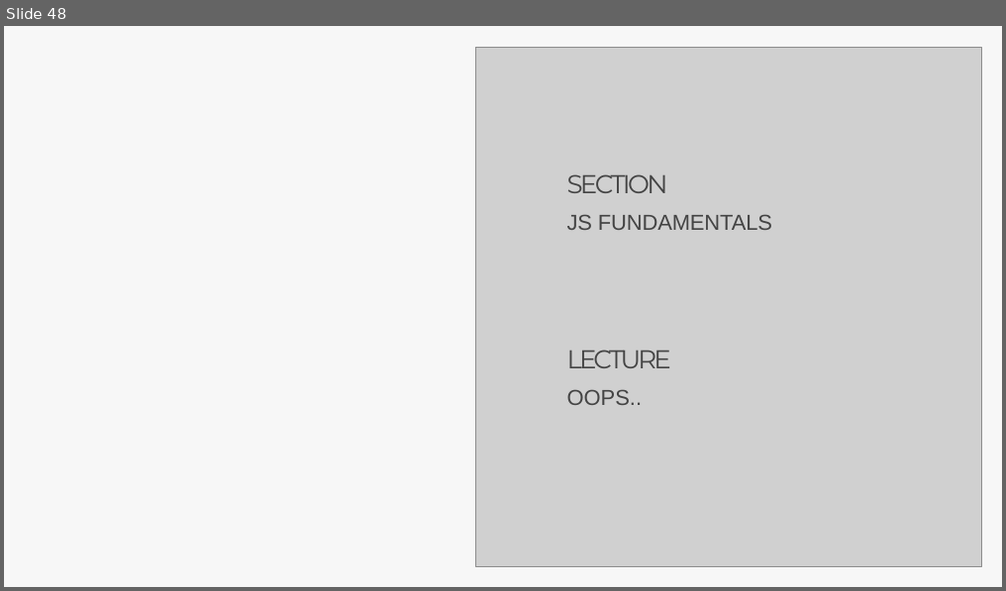
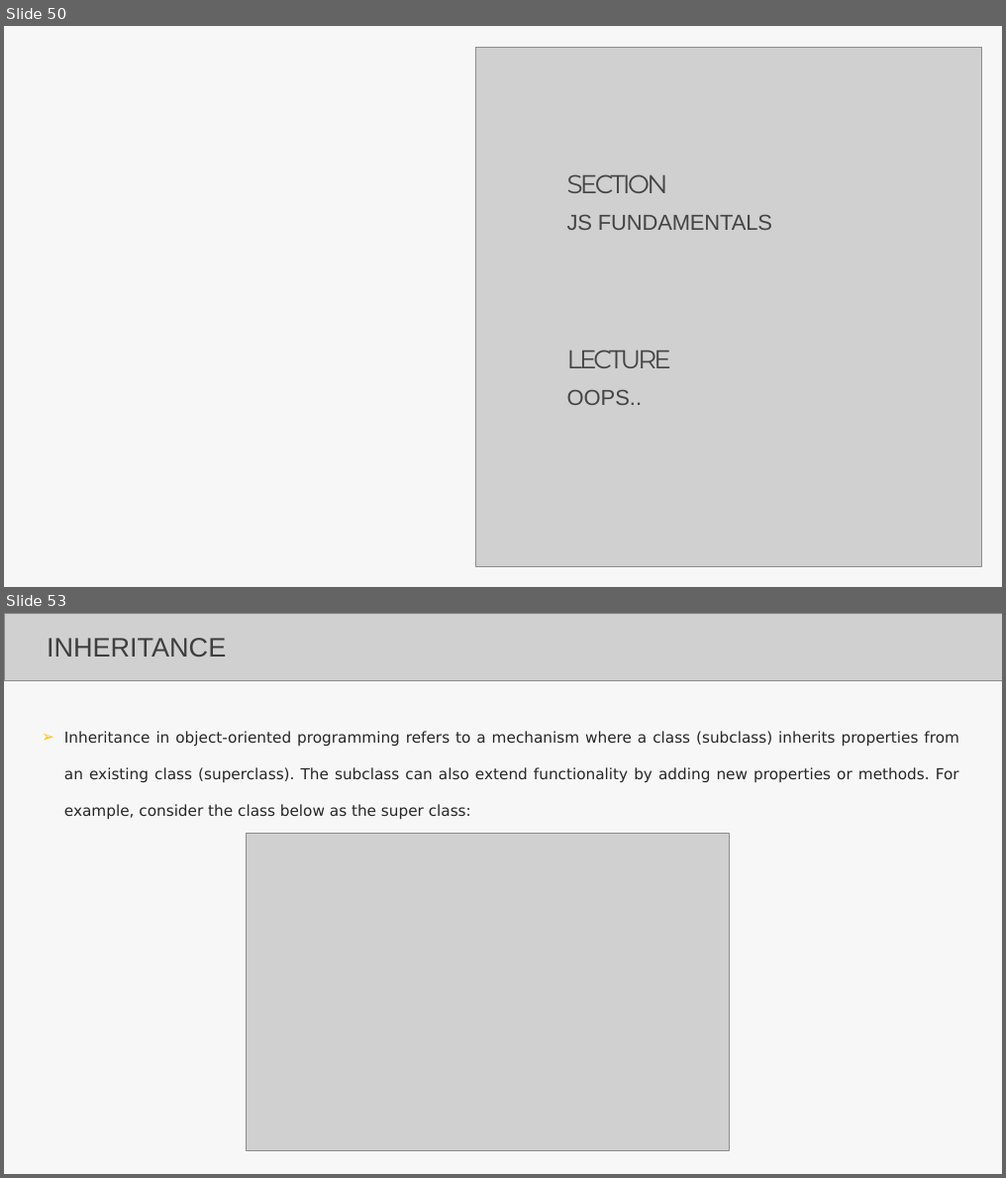
Before and after one commit to Aravindanchellam/UI-UX-Resources, a slide deck: Lecture_JS_TS.pptx. Shown one above the other, each under a label of ours: slide 48 before the commit, slides 50 and 53 after it; the slides between them are not shown. The pictures are 1006x591 and 1006x1178 pixels, drawn with LibreOffice and Linux fonts; fonts in the diff are those of the drawing; grey boxes stand for pictures. Boxes give left, top, right and bottom in pixels: in the first picture for what was removed or moved away, otherwise in the second. Text is boxed around its words. In the diff, an @@ line names an element or a change of style, - is before the commit and + after.

```diff
--- a/Lecture_JS_TS.pptx
+++ b/Lecture_JS_TS.pptx
@@ slide 53 added at (4,613,1002,1174), background #FFFFFF; not listed: 1 template element that a slide beside it also shows @@
@@ picture added at (4,613,1002,680) @@
@@ text added at (47,638,226,657), 42.5 pt, text #3E3E3E @@
+INHERITANCE
@@ text added at (64,731,959,819), 24 pt, text #262626 @@
+  ➢ Inheritance in object-oriented programming refers to a mechanism where a class (subclass) inherits properties from an existing class (superclass). The subclass can also extend functionality by adding new properties or methods. For example, consider the class below as the super class:
@@ picture added at (246,833,730,1151) @@
@@ what was slide 48 is now slide 50 @@
```
Also in this commit, not shown: 1 slide changed, 5 other slides added.
